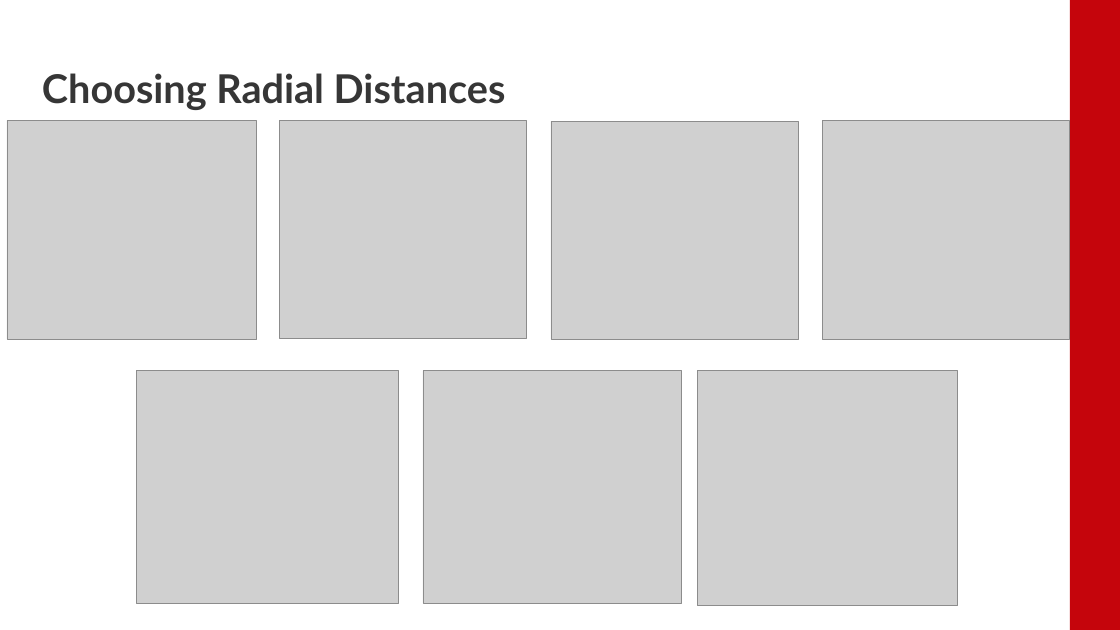
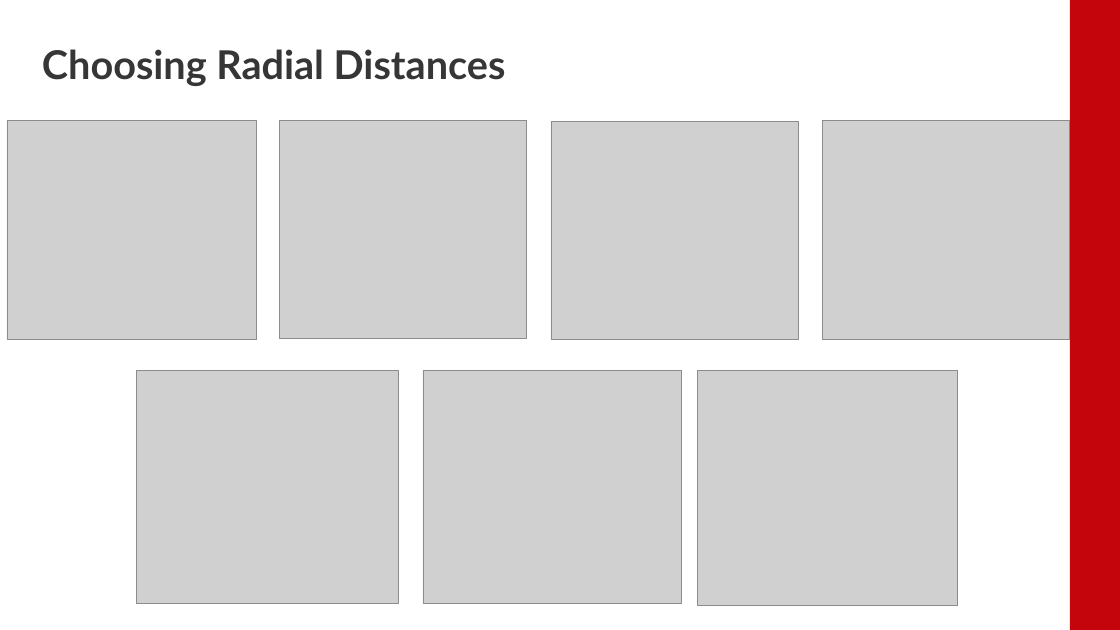
Before and after one commit to EDJohns/2025-Dinh-Lab-Research-Project, a slide deck: slide 3 of Shapiro 2025 Project/Weekly Updates/Week 6 Updates.pptx. Drawn at 1120x630 pixels with LibreOffice and Linux fonts; fonts in the diff are those of the drawing; grey boxes stand for pictures; background and template pictures are left out. Boxes give left, top, right and bottom in pixels: in the first picture for what was removed or moved away, otherwise in the second. Text is boxed around its words. In the diff, an @@ line names an element or a change of style, - is before the commit and + after.

```diff
--- a/Shapiro 2025 Project/Weekly Updates/Week 6 Updates.pptx
+++ b/Shapiro 2025 Project/Weekly Updates/Week 6 Updates.pptx
@@ title "Choosing Radial Distances": place and size @@
-title "Choosing Radial Distances" at (42,73,506,110)
+title "Choosing Radial Distances" at (42,49,506,86)
```
Also in this commit, not shown: 3 other slides changed, 1 slide removed.
